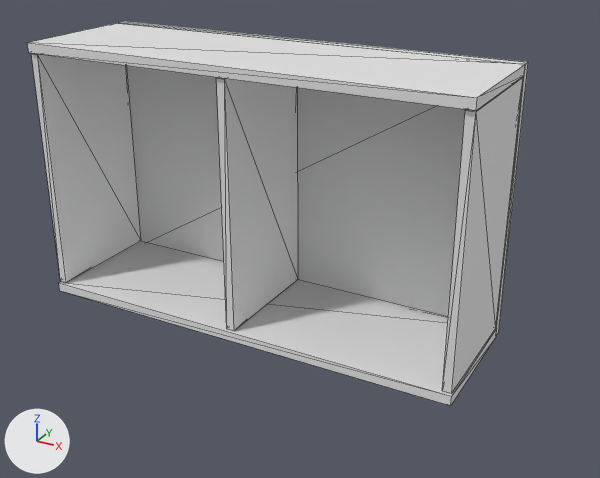
An edit to the OBJ model data-syn/Shelf2/bookshelf2.obj, drawn before and after from the same camera.
Both versions are drawn from a 50 mm lens placed at (39.6, -81.1, 36.7), pointed at (-0.6, -8.1, 0.2). Every picture has the same lights, and +X, +Y and +Z are marked at lower left. Mesh edges are drawn as thin lines. Where no turn or scale is listed for an object, it has been applied to the vertices.

Objects in the first picture: 'bookshelf2'.
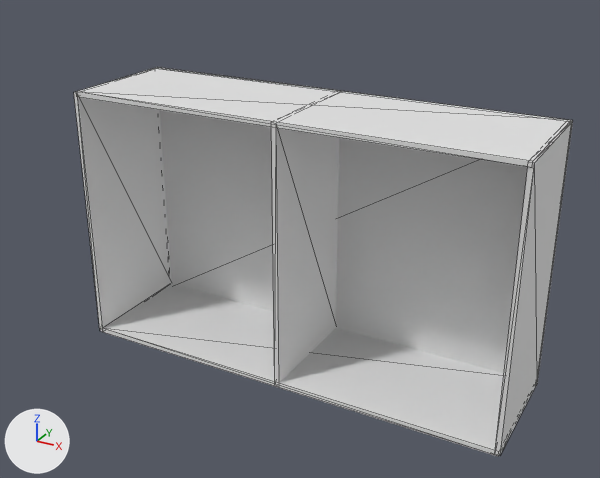
Commit message: 3 way bookshelf

What differs and where, as boxes [x1, y1, x2, y2] in the pictures (600 x 478 px; the box of a moved part takes in the faces that stretch with it):
```json
{"object": "bookshelf2", "change": "reshaped", "before": [27, 21, 528, 406], "after": [74, 67, 573, 456]}
{"part": 1, "of": "me_bookshelf2", "change": "moved or reshaped", "before": [27, 23, 526, 111], "after": [156, 67, 573, 373]}
{"part": 2, "of": "me_bookshelf2", "change": "moved or reshaped", "before": [119, 21, 528, 336], "after": [74, 68, 171, 331]}
{"part": 3, "of": "me_bookshelf2", "change": "moved or reshaped", "before": [59, 241, 497, 406], "after": [271, 127, 339, 383]}
{"part": 4, "of": "me_bookshelf2", "change": "moved or reshaped", "before": [442, 77, 523, 393], "after": [495, 121, 573, 456]}
{"part": 5, "of": "me_bookshelf2", "change": "moved or reshaped", "before": [31, 53, 141, 283], "after": [76, 67, 571, 167]}
{"part": 6, "of": "me_bookshelf2", "change": "moved or reshaped", "before": [216, 77, 298, 331], "after": [102, 284, 504, 456]}
```

Edits to the scene script, one JSON object a line:
```json
{"block": "me_bookshelf2", "where": "me_bookshelf2.from_pydata(...)  # 48 vertices, 72 faces; spans x -29.8..20.2, y -15.8..0.0, z -9.9..20.1"}
{"block": "me_bookshelf2", "where": "# used by ob_bookshelf2; location = (0.0, 0.0, 0.0)"}
{"block": "me_bookshelf2", "change": "me_bookshelf2 part 1: the loose piece of 8 vertices spanning x -29.8..20.2, y -15.8..-1.1, z 19.0..20.1 is scaled about its middle by (1, 0.0338, 27.8), then moved by (4.8, 8.2, -19.6)"}
{"block": "me_bookshelf2", "change": "me_bookshelf2 part 2: the loose piece of 8 vertices spanning x -29.8..20.1, y -1.0..0.0, z -9.8..20.1 is scaled about its middle by (0.0108, 13.9, 0.996), then moved by (-20.2, -6.7, -5.2)"}
{"block": "me_bookshelf2", "change": "me_bookshelf2 part 3: the loose piece of 8 vertices spanning x -29.8..20.2, y -15.8..-1.0, z -9.9..-8.8 is scaled about its middle by (0.0108, 0.97, 27.6), then moved by (4.8, 1.2, 9.3)"}
{"block": "me_bookshelf2", "change": "me_bookshelf2 part 4: the loose piece of 8 vertices spanning x 19.1..20.1, y -15.5..-1.2, z -8.7..18.9 is scaled about its middle by (0.552, 1, 1.08), then moved by (5.2, 1.2, -5.1)"}
{"block": "me_bookshelf2", "change": "me_bookshelf2 part 5"}
{"op": "set", "path": "me_bookshelf2.vertices[32].co", "old": "(-29.8, -1.2, -8.7)", "new": "(24.9, -0.1, 14.5)"}
{"op": "set", "path": "me_bookshelf2.vertices[33].co", "old": "(-28.8, -1.2, -8.7)", "new": "(24.9, -0.1, 15.0)", "note": "pixel (141, 240) -> pixel (571, 120)"}
{"op": "set", "path": "me_bookshelf2.vertices[34].co", "old": "(-29.8, -1.2, 18.9)", "new": "(-24.9, -0.1, 14.5)"}
{"op": "set", "path": "me_bookshelf2.vertices[35].co", "old": "(-28.8, -1.2, 18.9)", "new": "(-24.9, -0.1, 15.0)", "note": "not seen -> pixel (157, 67)"}
{"op": "set", "path": "me_bookshelf2.vertices[36].co", "old": "(-29.8, -15.5, -8.7)", "new": "(24.9, -14.4, 14.5)", "note": "pixel (60, 280) -> pixel (532, 167)"}
{"op": "set", "path": "me_bookshelf2.vertices[37].co", "old": "(-28.8, -15.5, -8.7)", "new": "(24.9, -14.4, 15.0)", "note": "pixel (66, 282) -> pixel (532, 161)"}
{"op": "set", "path": "me_bookshelf2.vertices[38].co", "old": "(-29.8, -15.5, 18.9)", "new": "(-24.9, -14.4, 14.5)", "note": "pixel (31, 53) -> pixel (76, 96)"}
{"op": "set", "path": "me_bookshelf2.vertices[39].co", "old": "(-28.8, -15.5, 18.9)", "new": "(-24.9, -14.4, 15.0)", "note": "pixel (37, 54) -> pixel (76, 91)"}
{"block": "me_bookshelf2", "change": "me_bookshelf2 part 6"}
{"op": "set", "path": "me_bookshelf2.vertices[40].co", "old": "(-5.6, -1.2, -8.7)", "new": "(24.9, -0.1, -15.0)"}
{"op": "set", "path": "me_bookshelf2.vertices[41].co", "old": "(-4.6, -1.2, -8.7)", "new": "(24.9, -0.1, -14.5)", "note": "pixel (298, 279) -> pixel (536, 379)"}
{"op": "set", "path": "me_bookshelf2.vertices[42].co", "old": "(-5.6, -1.2, 18.9)", "new": "(-24.9, -0.1, -15.0)"}
{"op": "set", "path": "me_bookshelf2.vertices[43].co", "old": "(-4.6, -1.2, 18.9)", "new": "(-24.9, -0.1, -14.5)"}
{"op": "set", "path": "me_bookshelf2.vertices[44].co", "old": "(-5.6, -15.5, -8.7)", "new": "(24.9, -14.4, -15.0)", "note": "pixel (226, 328) -> pixel (498, 456)"}
{"op": "set", "path": "me_bookshelf2.vertices[45].co", "old": "(-4.6, -15.5, -8.7)", "new": "(24.9, -14.4, -14.5)", "note": "pixel (234, 330) -> pixel (498, 451)"}
{"op": "set", "path": "me_bookshelf2.vertices[46].co", "old": "(-5.6, -15.5, 18.9)", "new": "(-24.9, -14.4, -15.0)", "note": "pixel (216, 77) -> pixel (102, 332)"}
{"op": "set", "path": "me_bookshelf2.vertices[47].co", "old": "(-4.6, -15.5, 18.9)", "new": "(-24.9, -14.4, -14.5)", "note": "pixel (224, 79) -> pixel (102, 328)"}
```
